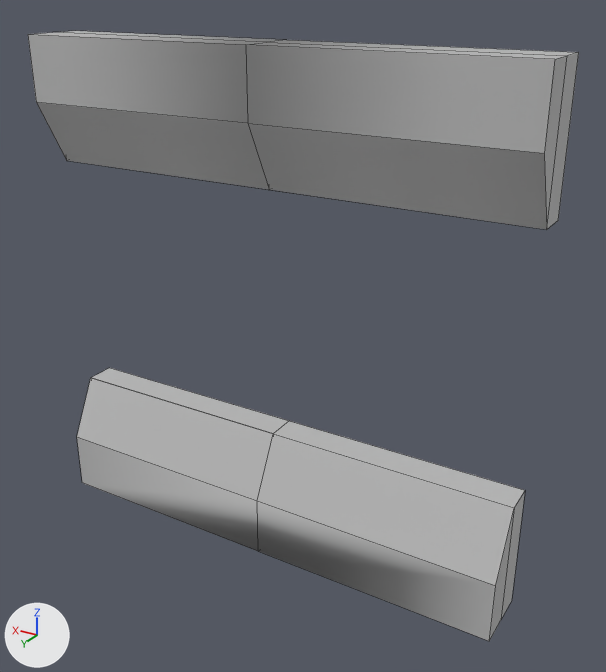
Two versions of the FBX model Nordic16/Nordic16/Assets/3DModels/corWallSolidFrame01.fbx, one commit apart.
Camera for both pictures: a 50 mm camera at (-0.7856, -0.0529, 0.0982) aimed at (-0.7248, -0.1541, 0.0476). The axes (+X, +Y, +Z) are drawn at lower left. The lights are the same throughout. Mesh edges are drawn as thin lines. Where no turn or scale is listed for an object, it has been applied to the vertices. Vertices at the same position are counted once.
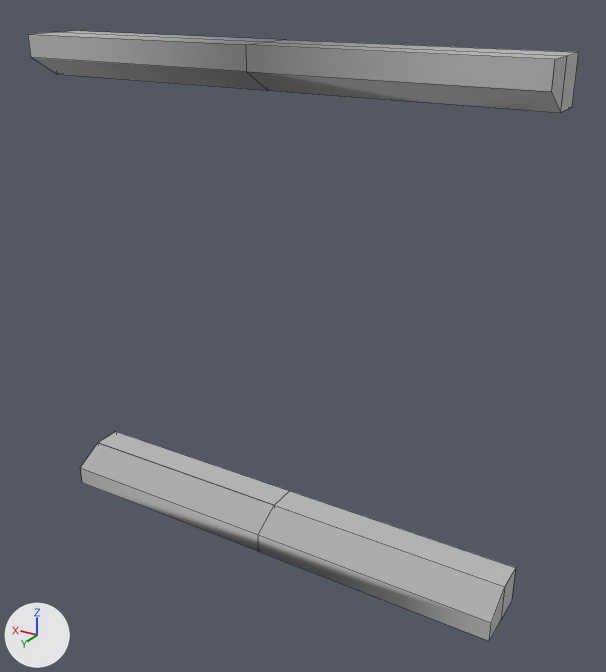
The newer file is also turned or shifted as a whole; pictures and numbers use the older file's frame.

Location of each change, [x1, y1, x2, y2] in pixels of the pictures (606 x 672 px; the box of a moved part takes in the faces that stretch with it):
part 1 of me_mesh, moved or reshaped
    before: [91, 368, 525, 619]
    after: [98, 432, 516, 619]
part 2 of me_mesh, moved or reshaped
    before: [77, 378, 514, 641]
    after: [81, 443, 505, 641]
part 3 of me_mesh, moved or reshaped
    before: [28, 34, 567, 230]
    after: [28, 34, 567, 113]
part 4 of me_mesh, moved or reshaped
    before: [547, 52, 579, 229]
    after: [561, 52, 579, 112]

The change in detail:
me_mesh has 38 vertices, 34 faces and spans x -0.04..0.04, y -0.005..0.005, z -0.04..0.04.
me_mesh is used by ob_polysurface41; location (-0.7202, -0.1524, 0.05).
me_mesh part 1: all 6 vertices in x -0.04..0.04, y -0.005..0.0, z -0.02 are moved by (0.0, 0.0, -0.0138).
me_mesh part 2: all 3 vertices in x -0.04..0.04, y 0.005, z -0.03 are moved by (0.0, 0.0, -0.0067).
me_mesh part 3: all 3 vertices in x -0.04..0.04, y 0.005, z 0.03 are moved by (0.0, 0.0, 0.0067).
me_mesh part 4: all 8 vertices in x -0.04..0.04, y -0.005..0.0, z 0.02 are moved by (0.0, 0.0, 0.0138).
